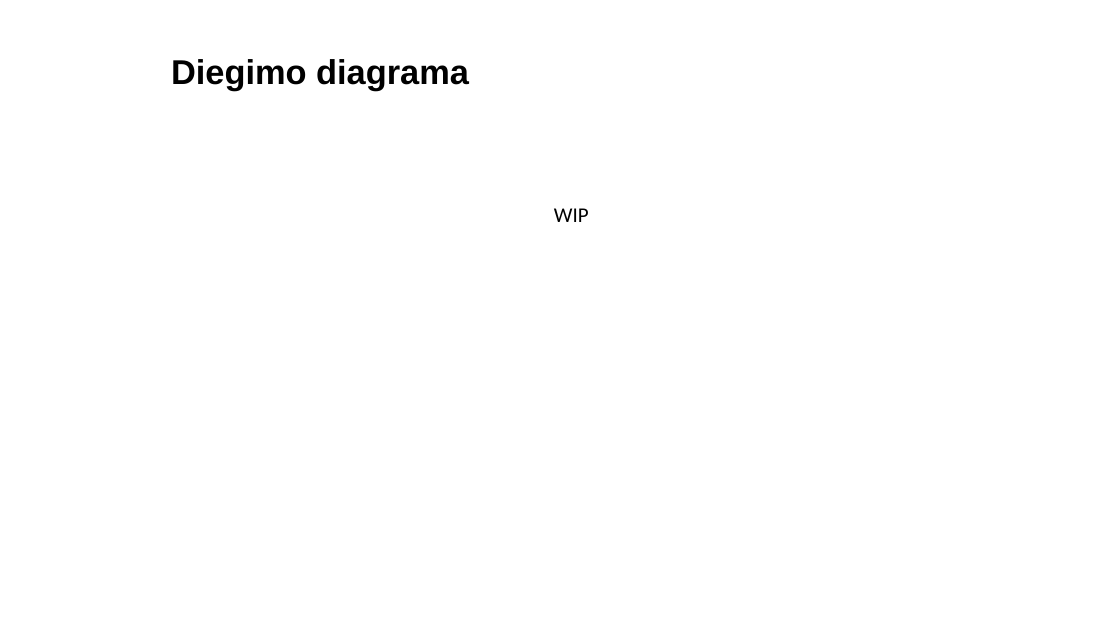
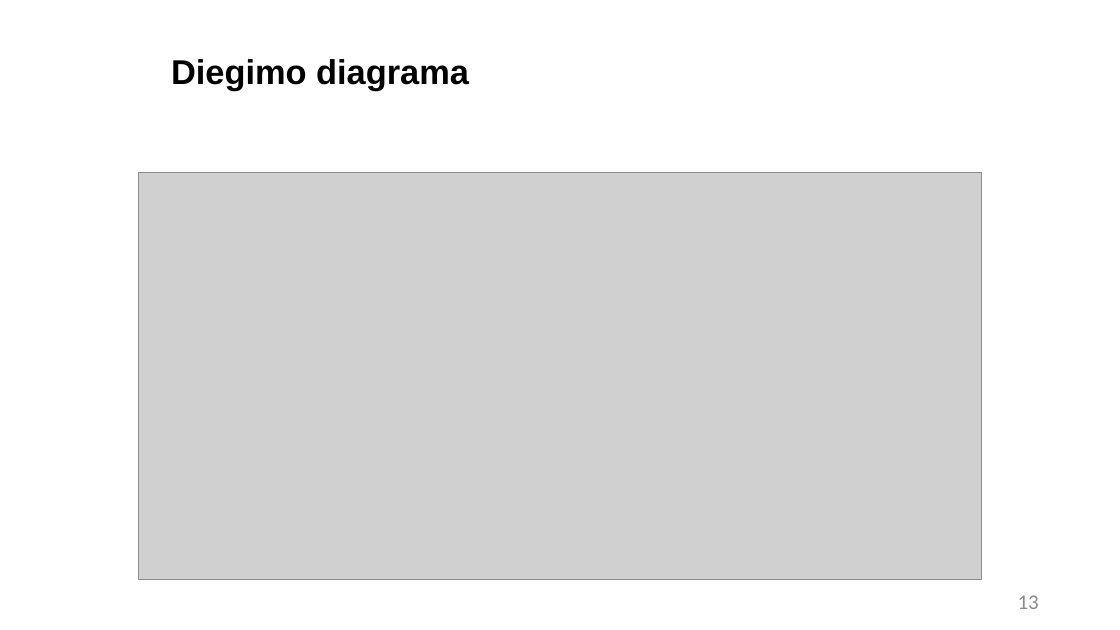
Before and after one commit to RedasNiuklys/Laisvalaikio-preki--dalinimosi-platforma, a slide deck: slide 14 of Office_stuff/Tarpinio Gynimo skaidrės.pptx (slide 9 before the commit). Drawn at 1120x630 pixels with LibreOffice and Linux fonts; fonts in the diff are those of the drawing; grey boxes stand for pictures; background and template pictures are left out. Boxes give left, top, right and bottom in pixels: in the first picture for what was removed or moved away, otherwise in the second. Text is boxed around its words. In the diff, an @@ line names an element or a change of style, - is before the commit and + after.

```diff
--- a/Office_stuff/Tarpinio Gynimo skaidrės.pptx
+++ b/Office_stuff/Tarpinio Gynimo skaidrės.pptx
@@ picture added at [139,172,982,580] @@
@@ text removed at [554,208,589,222] @@
-WIP
@@ text added at [1018,595,1039,609], 36 pt, text #8C8C8C @@
+13
```
Also in this commit, not shown: 4 other slides changed, 11 slides added, 6 slides removed, 13 other files.
